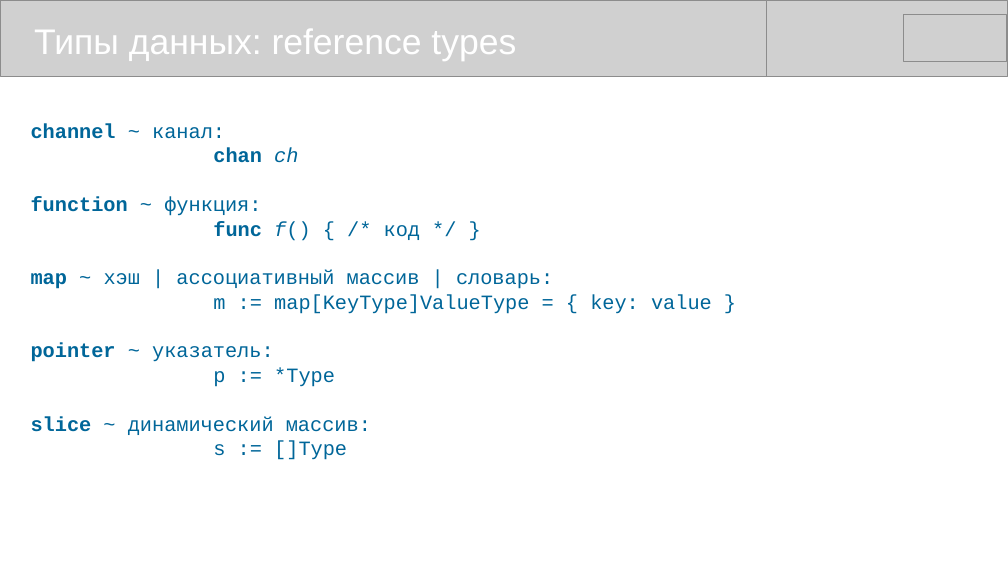
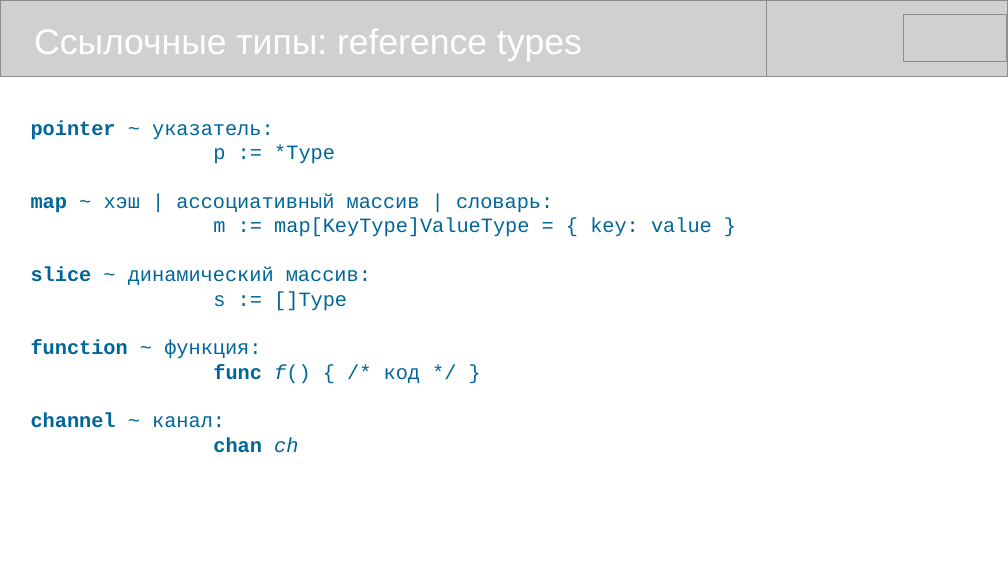
Before and after one commit to mike-shock/Go_language, a slide deck: slide 25 of Go_Intro.odp (slide 20 before the commit). Drawn at 1008x567 pixels with LibreOffice and Linux fonts; fonts in the diff are those of the drawing; grey boxes stand for pictures. Boxes give left, top, right and bottom in pixels: in the first picture for what was removed or moved away, otherwise in the second. Text is boxed around its words. In the diff, an @@ line names an element or a change of style, - is before the commit and + after.

Commit message:
Working on the presentation...

```diff
--- a/Go_Intro.odp
+++ b/Go_Intro.odp
@@ text at <box>34,29,582,61</box>: text changed @@
-Типы данных: reference types
+Ссылочные типы: reference types
@@ text at <box>31,121,712,384</box>: paragraphs added @@
+pointer ~ указатель:
+p := *Type
+map ~ хэш | ассоциативный массив | словарь:
+m := map[KeyType]ValueType = { key: value }
+slice ~ динамический массив:
+s := []Type
+function ~ функция:
+func f() { /* код */ }
@@ text at <box>31,197,712,460</box>: paragraphs removed @@
-function ~ функция:
-func f() { /* код */ }
-map ~ хэш | ассоциативный массив | словарь:
-m := map[KeyType]ValueType = { key: value }
-pointer ~ указатель:
-p := *Type
-slice ~ динамический массив:
-s := []Type
```
Also in this commit, not shown: 13 other slides changed, 8 slides added.
